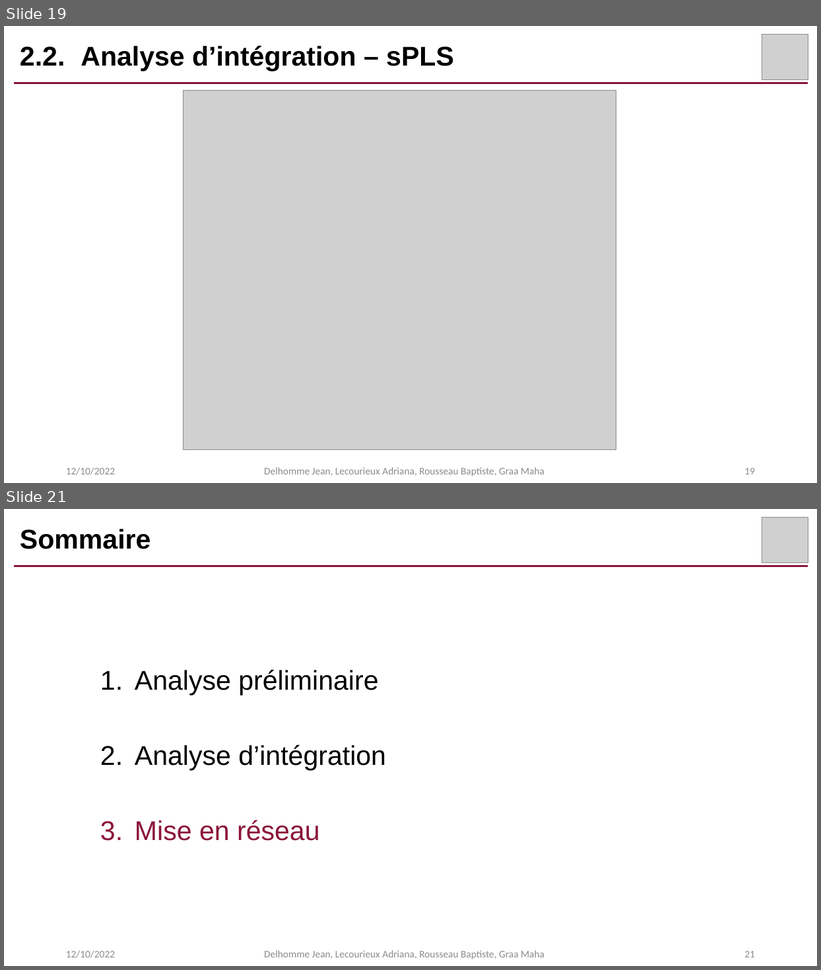
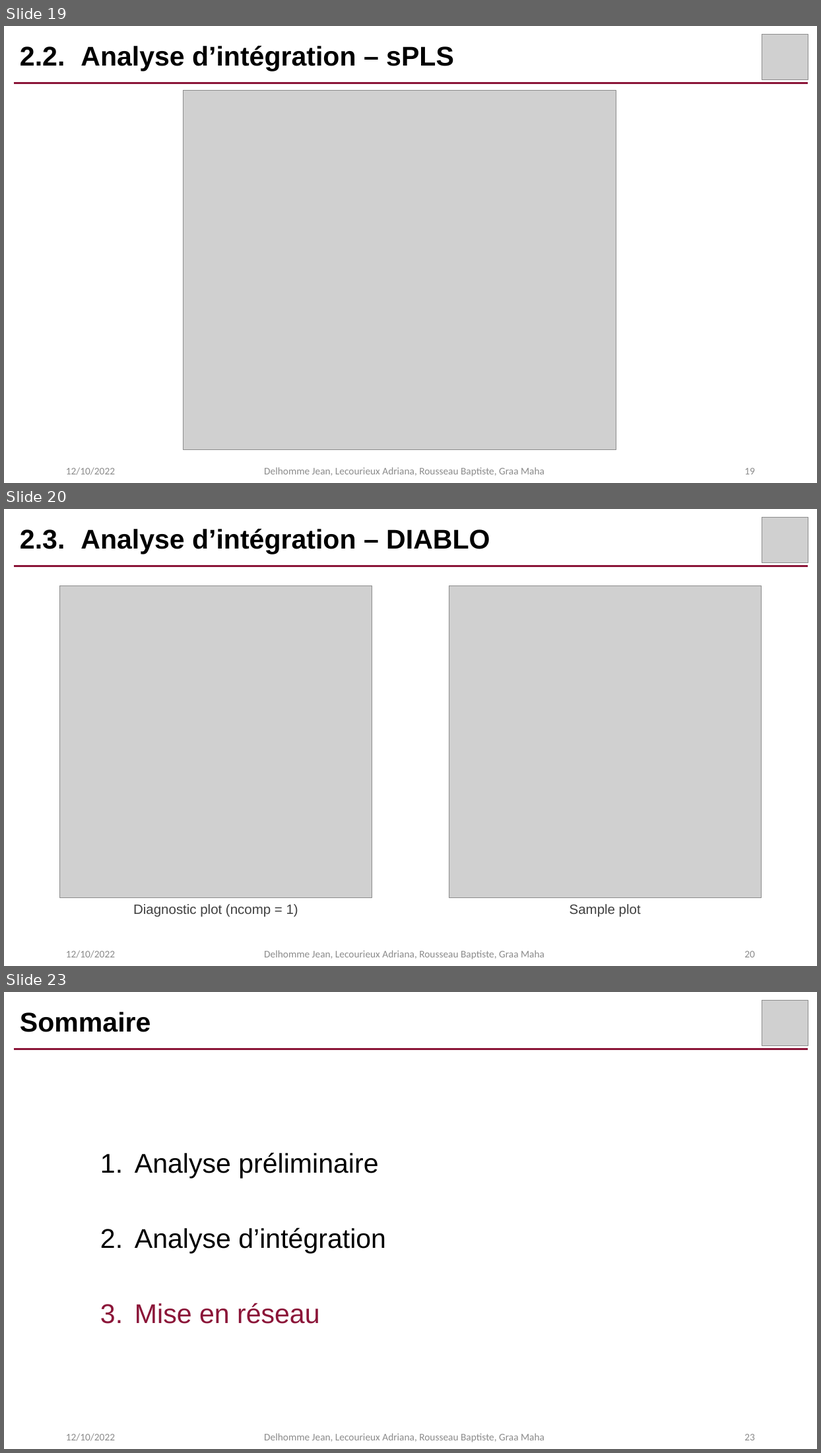
Before and after one commit to AdrianaLecourieux/multi_omics, a slide deck: presentation.pptx. Shown one above the other, each under a label of ours: slides 19 and 21 before the commit, slides 19, 20 and 23 after it; the slides between them are not shown. The pictures are 821x970 and 821x1453 pixels, drawn with LibreOffice and Linux fonts; fonts in the diff are those of the drawing; grey boxes stand for pictures. Boxes give left, top, right and bottom in pixels: in the first picture for what was removed or moved away, otherwise in the second. Text is boxed around its words. In the diff, an @@ line names an element or a change of style, - is before the commit and + after.

```diff
--- a/presentation.pptx
+++ b/presentation.pptx
@@ slide 20 added at bbox=[4, 509, 817, 966], background #FFFFFF @@
@@ picture added at bbox=[762, 517, 809, 562] @@
@@ title added at bbox=[20, 529, 490, 554], 32 pt, text #000000, bold @@
+2.3. Analyse d’intégration – DIABLO
@@ line added from (14, 566) to (808, 566), #8B1538 2.25 pt @@
@@ picture added at bbox=[60, 586, 372, 898] @@
@@ picture added at bbox=[450, 586, 762, 898] @@
@@ text added at bbox=[133, 904, 298, 918], 16 pt, text #404040 @@
+Diagnostic plot (ncomp = 1)
@@ text added at bbox=[570, 904, 641, 918], 16 pt, text #404040 @@
+Sample plot
@@ text added at bbox=[66, 951, 115, 958], 12 pt, text #8C8C8C @@
+12/10/2022
@@ text added at bbox=[264, 951, 545, 960], 12 pt, text #8C8C8C @@
+Delhomme Jean, Lecourieux Adriana, Rousseau Baptiste, Graa Maha
@@ page number added at bbox=[745, 951, 755, 958], 12 pt, text #8C8C8C @@
+20
@@ what was slide 21 is now slide 23 @@
@@ page number at bbox=[745, 1434, 755, 1441]: text changed @@
-21
+23
```
Also in this commit, not shown: 2 slides changed, 3 other slides added.
